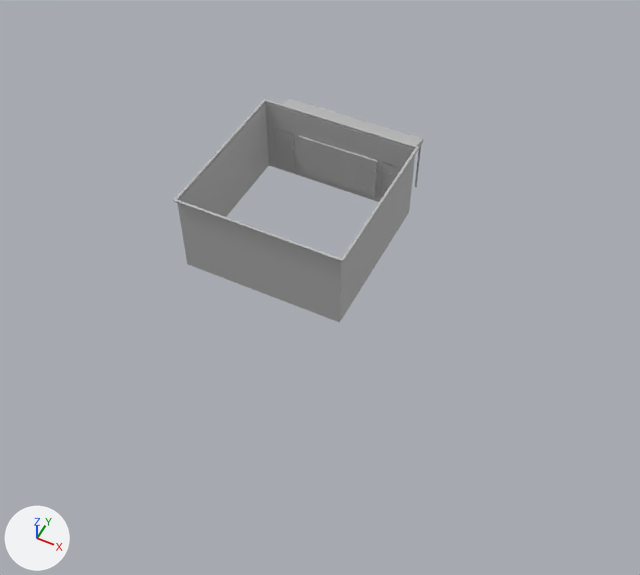
What one commit did to the FBX model Assets/Models/Env/Building6x6/6x6_A/Build6x6_Base_A.fbx.
The view is the same before and after, from a 50 mm camera at (13.89, -23.25, 22.96) aimed at (5.46, -6.39, 1.88). The axes (+X, +Y, +Z) are drawn at lower left. The lights are the same throughout. Where no turn or scale is listed for an object, it has been applied to the vertices. Vertices at the same position are counted once.

Before the edit, the objects in view are built like this:
```python
me_mesh = bpy.data.meshes.new('Mesh')
me_mesh.from_pydata(...)  # 366 vertices, 251 faces; spans x -0.09..6.09, y -6.09..1.5, z 0.0..3.1
me_mesh.materials.append(mat_m_build6x6_a)  # grey #bcbcbc
ob_build6x6_base_a = bpy.data.objects.new('Build6x6_Base_A', me_mesh)
ob_build6x6_base_a.location = (0.0, 0.0, 0.0)
```
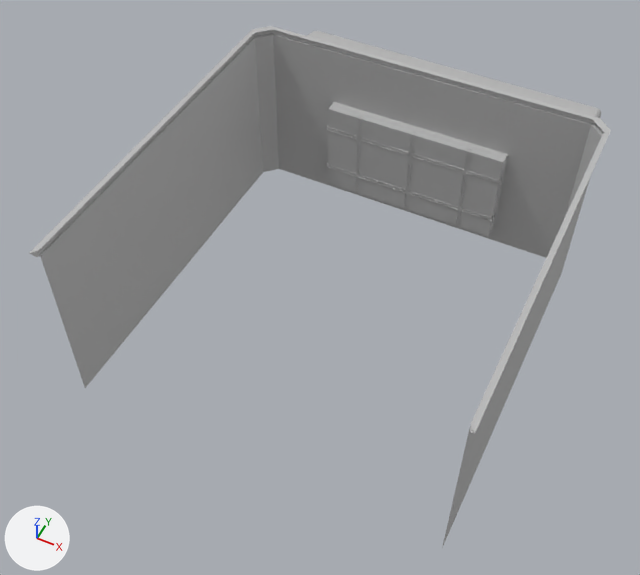
Where the change shows, as pixel boxes [x1, y1, x2, y2] in the pictures (640 x 575 px; the box of a moved part takes in the faces that stretch with it):
```json
{"object": "Build6x6_Base_A", "change": "reshaped", "before": [173, 99, 423, 323], "after": [30, 26, 611, 548], "on screen": "132% wider, 132% taller"}
{"part": 1, "of": "me_mesh", "change": "moved or reshaped", "before": [298, 144, 377, 189], "after": [327, 116, 502, 226]}
{"part": 2, "of": "me_mesh", "change": "moved or reshaped", "before": [415, 147, 421, 187], "on screen": "not visible afterwards"}
{"part": 3, "of": "me_mesh", "change": "added", "after": [30, 26, 611, 548]}
{"part": 4, "of": "me_mesh", "change": "added", "after": [307, 31, 601, 118]}
{"part": 5, "of": "me_mesh", "change": "deleted", "before": [173, 99, 419, 323]}
{"part": 6, "of": "me_mesh", "change": "deleted", "before": [283, 99, 423, 154]}
```

The change, as JSON lines over the scene's bpy script:
```json
{"block": "me_mesh", "where": "# used by ob_build6x6_base_a; location = (0.0, 0.0, 0.0)"}
{"op": "remove", "block": "me_mesh", "code": "me_mesh.from_pydata(...)  # 366 vertices, 251 faces; spans x -0.09..6.09, y -6.09..1.5, z 0.0..3.1"}
{"op": "add", "block": "me_mesh", "code": "me_mesh.from_pydata(...)  # 424 vertices, 288 faces; spans x -0.17..12.17, y -12.17..3.0, z 0.0..6.2"}
{"block": "me_mesh", "change": "me_mesh part 1: the loose piece of 88 vertices spanning x 1.37..4.63, y -0.07..-0.04, z 0.25..1.98 is scaled about its middle by (2, 6.13, 2), then moved by (3.0, -0.31, 1.12)"}
{"block": "me_mesh", "change": "me_mesh part 2: the loose piece of 10 vertices spanning x 5.63..5.7, y 1.4..1.48, z 0.0..2.19 is scaled about the mesh origin by 2"}
{"block": "me_mesh", "change": "me_mesh part 3: a new loose piece of 58 vertices spanning x -0.17..12.17, y -12.17..0.17, z 0.0..6.2, in mat_m_build6x6_a (grey #bcbcbc)"}
{"block": "me_mesh", "change": "me_mesh part 4: a new loose piece of 42 vertices spanning x 0.51..11.49, y 0.0..3.0, z 4.22..5.3, in mat_m_build6x6_a (grey #bcbcbc)"}
{"block": "me_mesh", "change": "me_mesh part 5: the loose piece of 74 vertices spanning x -0.09..6.09, y -6.09..0.09, z 0.0..3.1 is deleted"}
{"block": "me_mesh", "change": "me_mesh part 6: the loose piece of 8 vertices spanning x 0.26..5.74, y 0.0..1.5, z 2.11..2.65 is deleted"}
```
